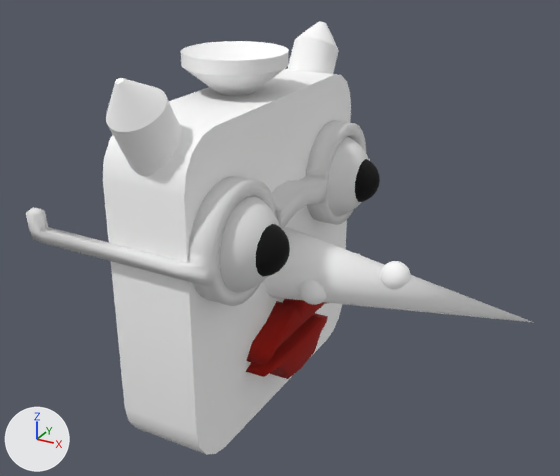
A saved change to the glTF model media/models/pet-gruke.glb.
Rendered twice from a 50 mm camera at (0.202, -0.473, 0.251) aimed at (-0.044, -0.026, 0.028). Lighting does not change. The marker at lower left points along +X, +Y and +Z. The first picture is the older version. Where no turn or scale is listed for an object, it has been applied to the vertices. Vertices at exactly the same position are counted once.

Script lines for the objects in view, before the commit:
```python
me_sphere = bpy.data.meshes.new('Sphere')
me_sphere.from_pydata(...)  # 4413 vertices, 8764 faces; spans x -0.144..0.164, y -0.135..0.13, z -0.146..0.125
# faces by material slot: [3586, 3066, 192, 1920]
me_sphere.materials.append(mat_whitee)  # white #ffffff
me_sphere.materials.append(mat_material_014)  # white #e7e7e7
me_sphere.materials.append(mat_material_012)  # red #9e0f00
me_sphere.materials.append(mat_material_013)  # black #000000
ob_gruke_001 = bpy.data.objects.new('Gruke.001', me_sphere)
ob_gruke_001.location = (-0.0296, -0.0121, 0.0351)
```
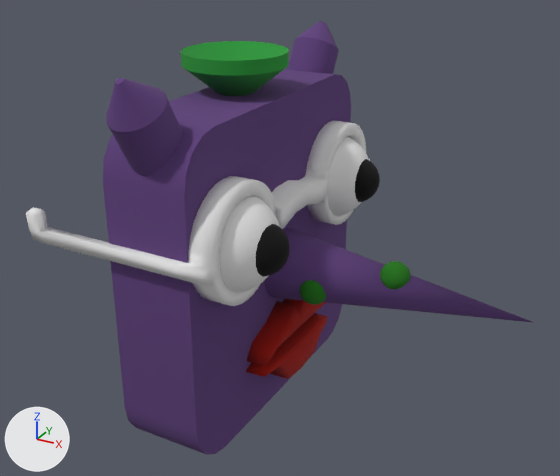
Diff of the bpy script that builds the scene:
```diff
--- a/media/models/pet-gruke.glb.py
+++ b/media/models/pet-gruke.glb.py
@@ mat_body_0 @@
+mat_body_0 = principled_material('Body_0')
+mat_body_0.base_color = (0.112, 0.0497, 0.198)  # dark purple #5e3f7b
+mat_body_0.roughness = 1.0
@@ mat_top_2 @@
+mat_top_2 = principled_material('Top_2')
+mat_top_2.base_color = (0.0203, 0.296, 0.0382)  # green #279437
+mat_top_2.roughness = 1.0
@@ mat_pattern_1 @@
+mat_pattern_1 = principled_material('Pattern_1')
+mat_pattern_1.base_color = (0.013, 0.168, 0.00651)  # dark green #1e7213
+mat_pattern_1.roughness = 1.0
@@ me_sphere @@
 me_sphere.from_pydata(...)  # 4413 vertices, 8764 faces; spans x -0.144..0.164, y -0.135..0.13, z -0.146..0.125
 # used by ob_gruke_001; location = (-0.0296, -0.0121, 0.0351)
+# me_sphere part 1: 2880 of the faces centred in x 0.004..0.08, y -0.027..0.028, z -0.051..-0.012 switch from mat_whitee (white #ffffff) to mat_pattern_1 (dark green #1e7213)
+# me_sphere part 2: 578 of the faces centred in x -0.082..0.033, y -0.134..0.13, z -0.146..0.124 switch from mat_whitee (white #ffffff) to mat_body_0 (dark purple #5e3f7b)
+# me_sphere part 3: all 128 faces centred in x -0.095..-0.021, y -0.037..0.036, z 0.1..0.116 switch from mat_whitee (white #ffffff) to mat_top_2 (green #279437)
 me_sphere.materials.append(mat_material_014)
```

Where the change shows, as pixel boxes [x1, y1, x2, y2] in the pictures (560 x 476 px):
part 1 of me_sphere, recoloured (white to dark green)
    both: [299, 253, 411, 305]
part 2 of me_sphere, recoloured (white to dark purple)
    both: [103, 21, 532, 455]
part 3 of me_sphere, recoloured (white to green)
    both: [181, 41, 289, 96]
